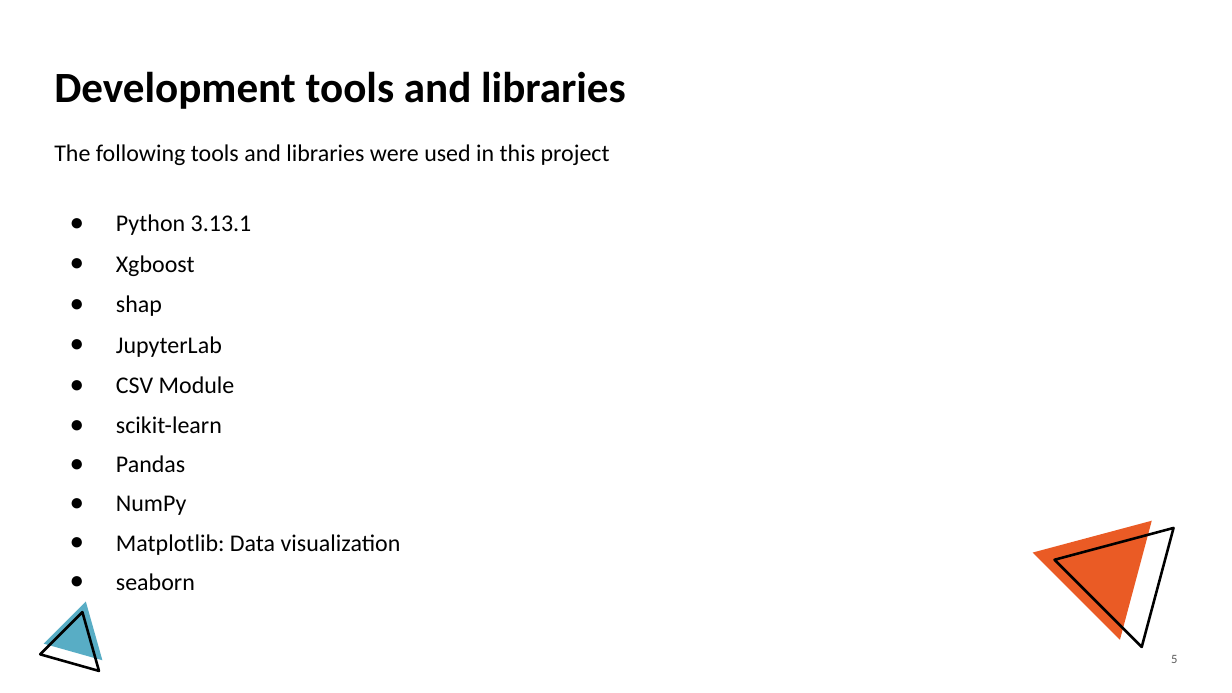
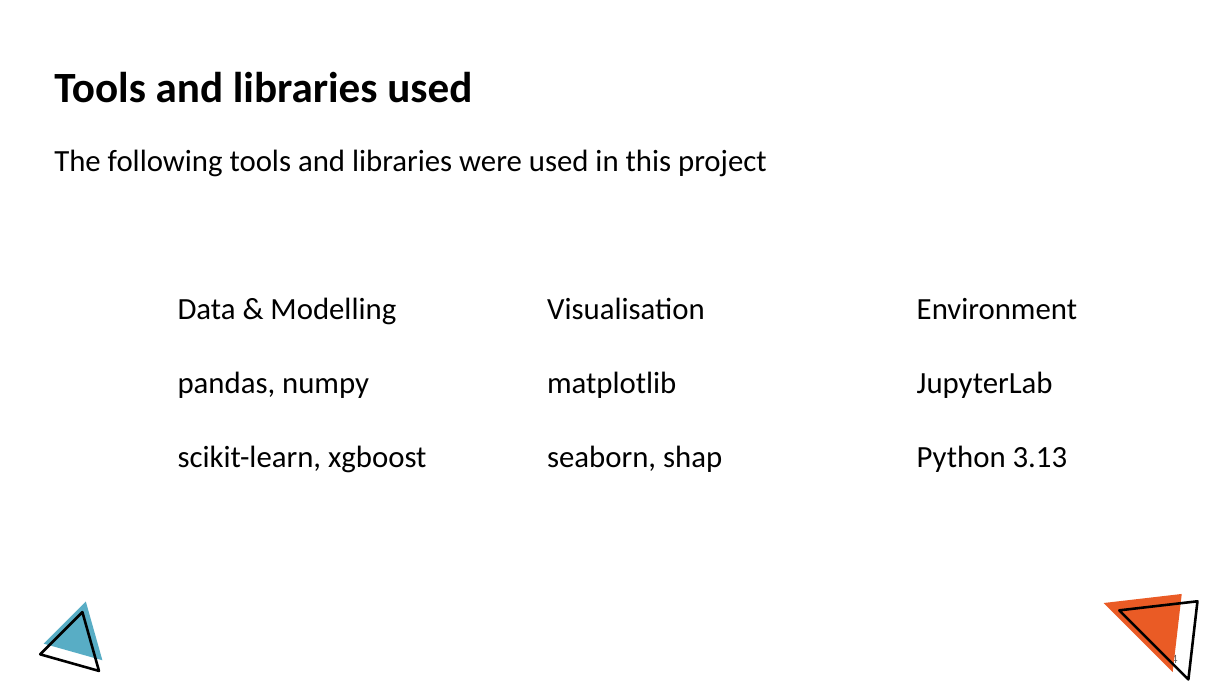
Before and after one commit to gwillcoding/ML_project, a slide deck: slide 4 of Project_presentation.pptx (slide 5 before the commit). Drawn at 1232x693 pixels with LibreOffice and Linux fonts; fonts in the diff are those of the drawing; background and template pictures are left out. Boxes give left, top, right and bottom in pixels: in the first picture for what was removed or moved away, otherwise in the second. Text is boxed around its words. In the diff, an @@ line names an element or a change of style, - is before the commit and + after.

```diff
--- a/Project_presentation.pptx
+++ b/Project_presentation.pptx
@@ title at (54,71,472,103): text changed @@
-Development tools and libraries
+Tools and libraries used
@@ text at (54,149,767,177): size 14 to 18 pt in "The following tools and libraries were used ..."; alignment left to justified; line spacing 1.05 to 1.15 @@
@@ text at (178,297,1077,473): text changed; size 14 to 18 pt @@
-● Python 3.13.1
-● Xgboost
-● shap
-● JupyterLab
-● CSV Module
-● scikit-learn
-● Pandas
-● NumPy
-● Matplotlib: Data visualization
-● seaborn
+Data & Modelling Visualisation Environment
+pandas, numpy matplotlib JupyterLab
+scikit-learn, xgboost seaborn, shap Python 3.13
@@ triangle: place and size @@
-triangle at (1032,477,1195,640)
+triangle at (1104,560,1216,672)
@@ triangle: place and size @@
-triangle at (1054,485,1217,648)
+triangle at (1120,567,1232,680)
@@ page number at (1171,653,1177,667): text changed @@
-5
+4
```
Also in this commit, not shown: 9 other slides changed, 3 slides added, 4 slides removed, 2 other files.
